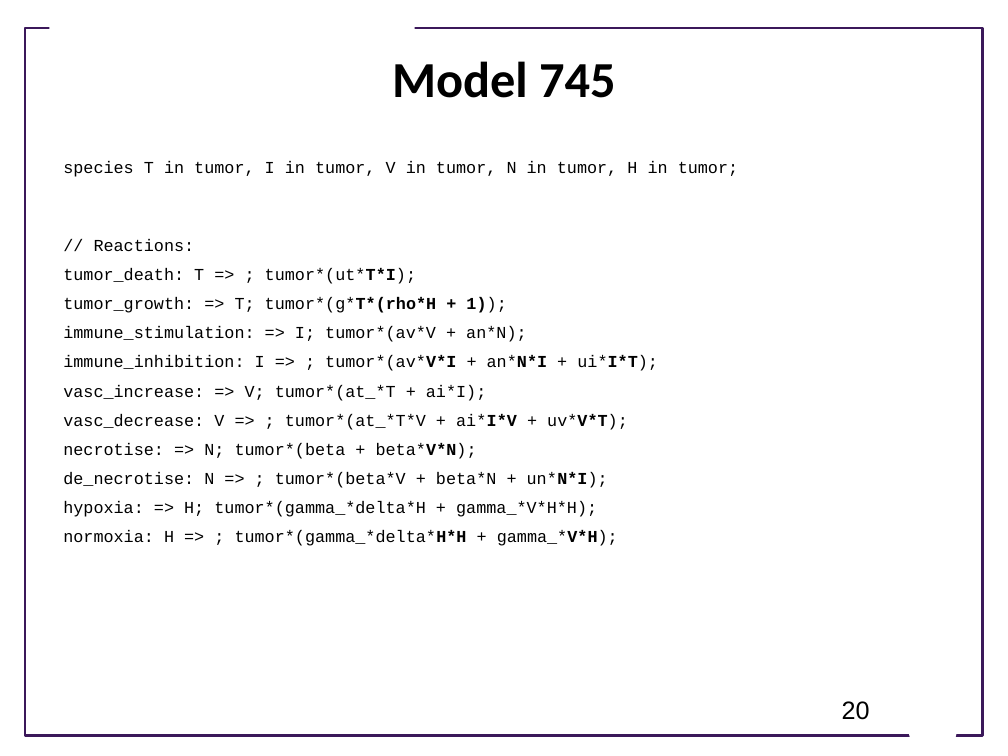
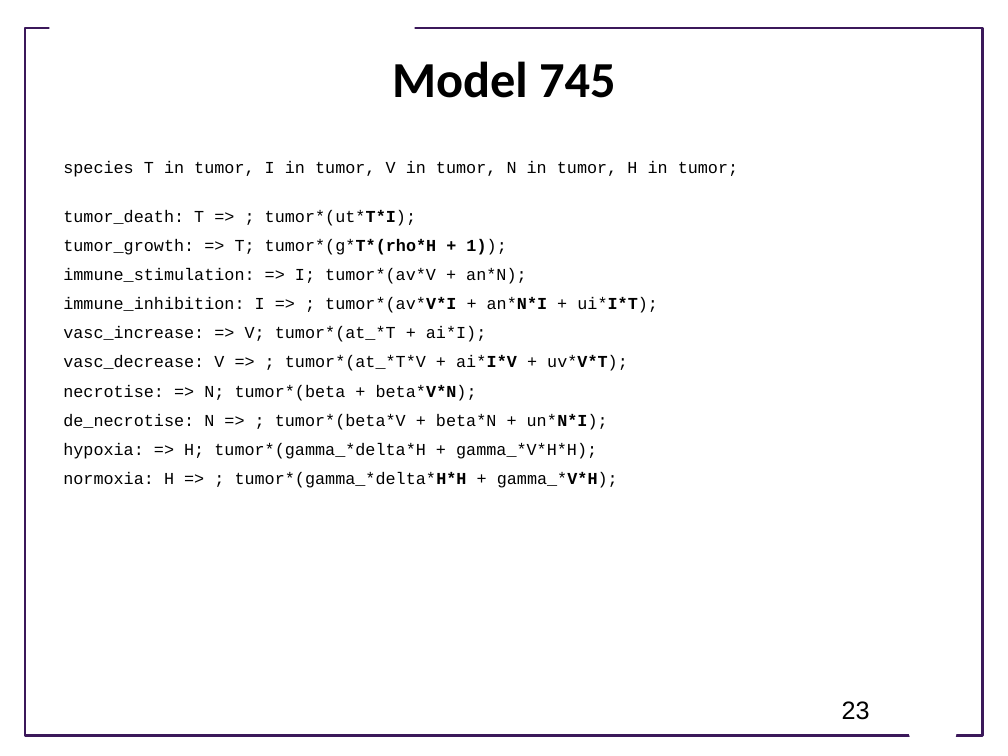
Before and after one commit to joseph-hellerstein/biomodels_linearity, a slide deck: slide 23 of docs/How Nonlinear is BioModels.pptx (slide 20 before the commit). Drawn at 1008x756 pixels with LibreOffice and Linux fonts; fonts in the diff are those of the drawing; background and template pictures are left out. Boxes give left, top, right and bottom in pixels: in the first picture for what was removed or moved away, otherwise in the second. Text is boxed around its words. In the diff, an @@ line names an element or a change of style, - is before the commit and + after.

```diff
--- a/docs/How Nonlinear is BioModels.pptx
+++ b/docs/How Nonlinear is BioModels.pptx
@@ text at [94,239,195,251]: paragraph removed @@
-// Reactions:
@@ page number at [842,701,870,720]: text changed @@
-20
+23
```
Also in this commit, not shown: 12 other slides changed, 6 slides added, 1 slide removed, 3 other files.
